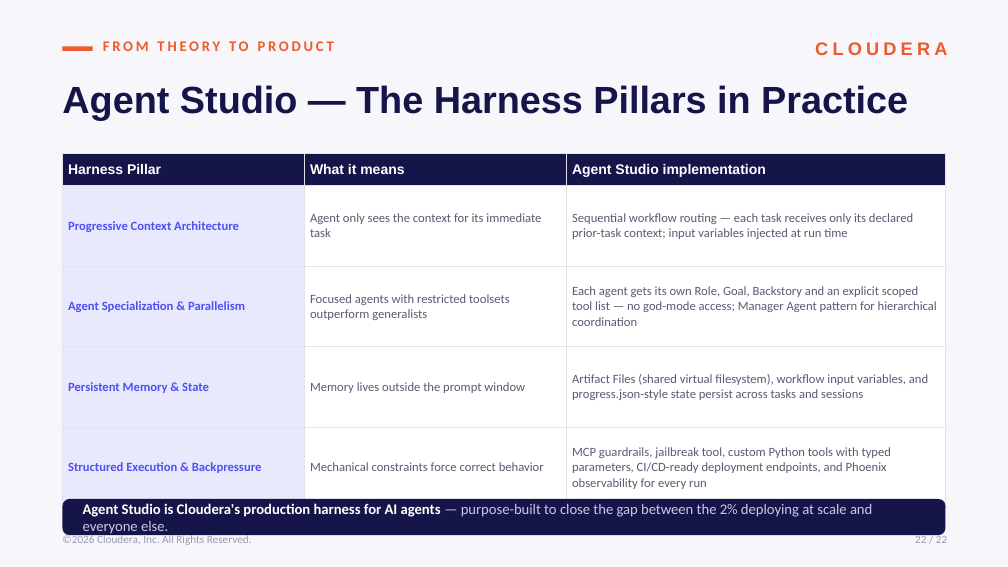
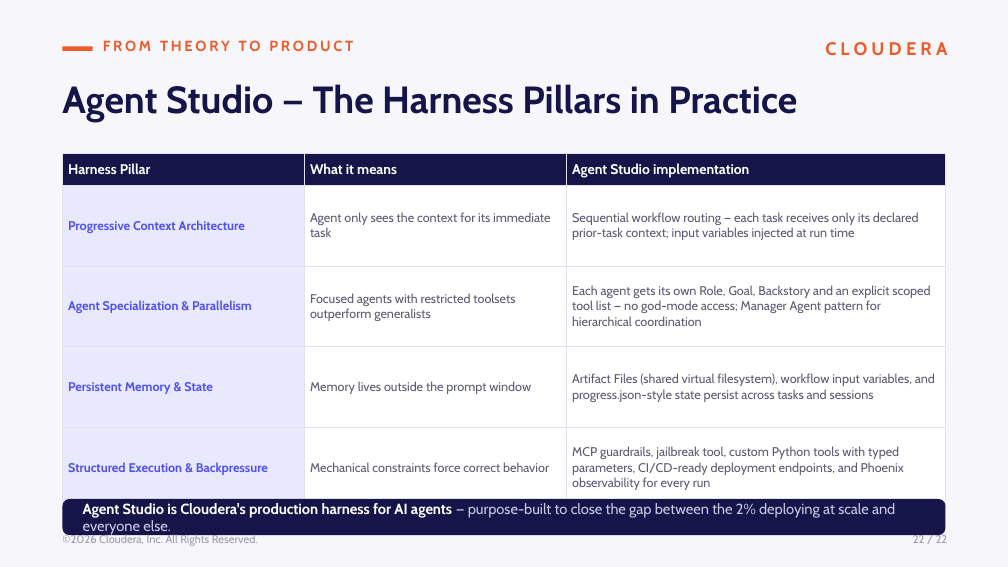
Before and after one commit to FerdinandZhong/handson-labs, a slide deck: slide 22 of Cloudera_AI_Landscape.pptx. Drawn at 1008x567 pixels with LibreOffice and Linux fonts; fonts in the diff are those of the drawing. Boxes give left, top, right and bottom in pixels: in the first picture for what was removed or moved away, otherwise in the second. Text is boxed around its words. In the diff, an @@ line names an element or a change of style, - is before the commit and + after.

```diff
--- a/Cloudera_AI_Landscape.pptx
+++ b/Cloudera_AI_Landscape.pptx
@@ text "CLOUDERA" at [825, 42, 947, 56]: font Arial to Cabin @@
@@ text "Agent Studio — The Harness ..." at [62, 84, 797, 122]: font Arial to Cabin @@
@@ table at [62, 153, 946, 494] @@
@@ font Arial to Cabin in "Harness Pillar", "What it means", "Agent Studio implementation" @@
@@ font Calibri to Cabin @@
@@ font Calibri to Cabin in 4 elements at [103, 40, 353, 51], [83, 503, 895, 536], [62, 533, 258, 545], [913, 533, 948, 543] @@
```
Also in this commit, not shown: 21 other slides changed, 1 other file.
